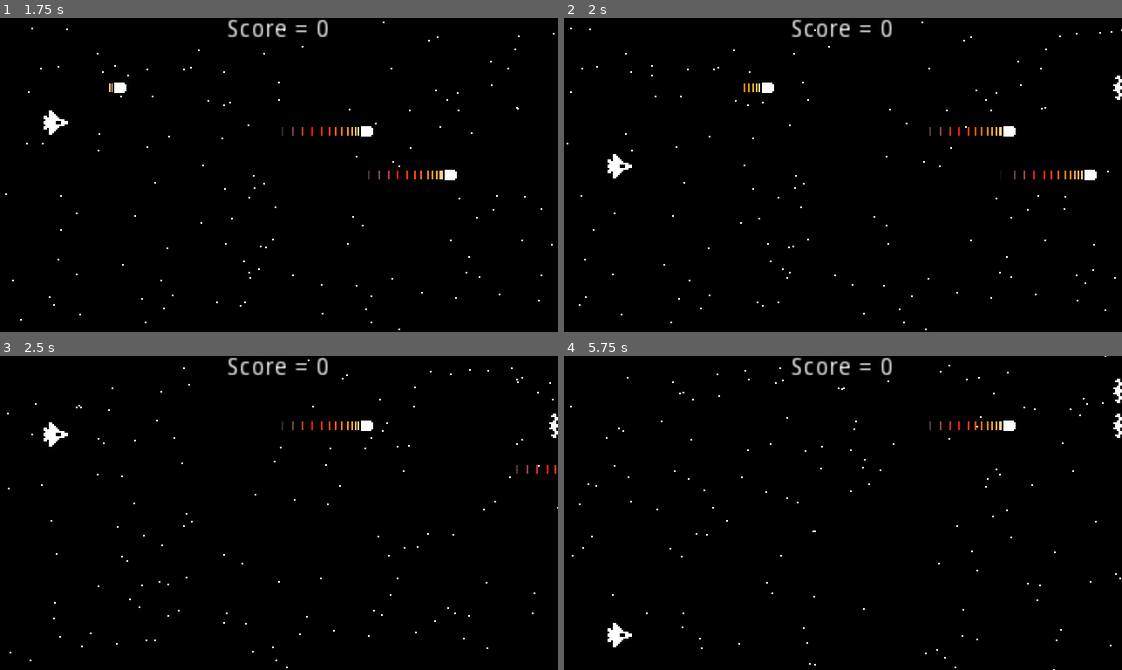
Above: before the commit, frames 1-4 (two rows, left to right).
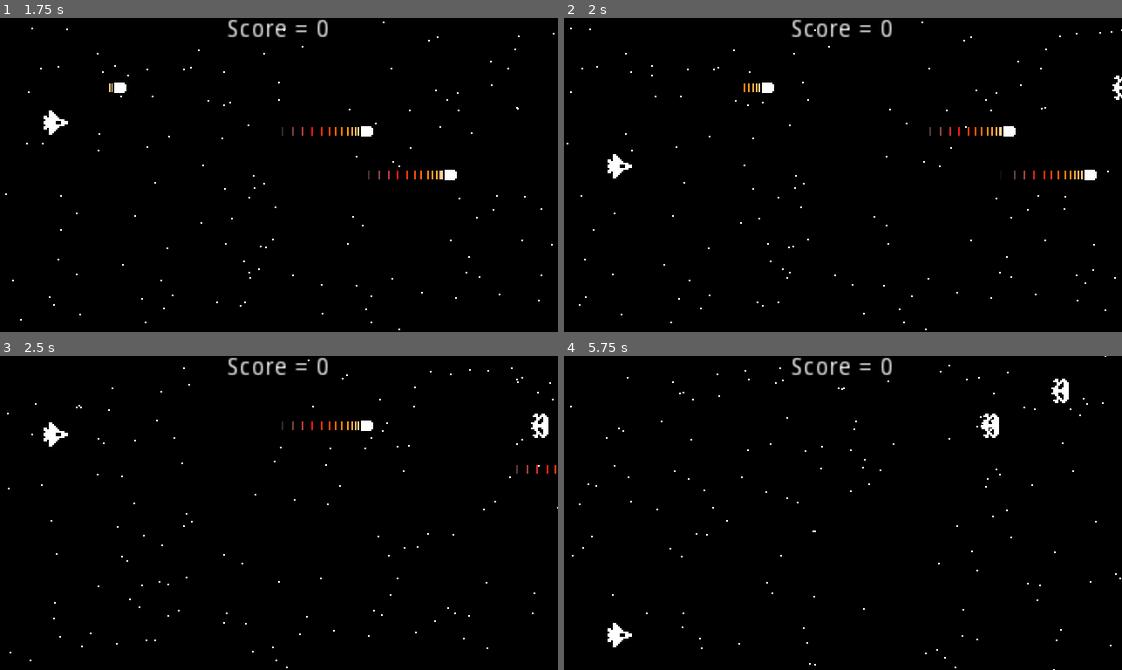
Above: after the commit, the same moments.

Repository: akira80kv/godot-space-shooter
Game: Godot game, scene res://World.tscn
The game is run twice, just before and just after one commit, with the same random seed, the same clock (stepped at 60 frames per second) and the same inputs.
Inputs:
- Up to frame 1 (1.75 s): tap Enter (ui_accept) at 0.5, 0.77, 1.52 s; hold Up (ui_up) 0.53-1.28 s; hold Down (ui_down) from 1.28 s (still down)
- Up to frame 2 (2 s): keep holding Down (ui_down)
- Up to frame 3 (2.5 s): release Down (ui_down) at 2.03 s; hold Up (ui_up) from 2.03 s (still down)
- Up to frame 4 (5.75 s): tap Enter (ui_accept) at 3.02, 3.77, 4.52 s; release Up (ui_up) at 3.53 s; hold Down (ui_down) from 3.53 s (still down)

Frame 1 is identical in both runs. In frame 2, less than 0.1% of the frame differs, in the area x 98-100%, y 18-27%; in frame 3, 0.2%; in frame 4, 0.6%, in the area x 65-100%, y 7-27%.
Error before the commit: Parse Error: Expected an indented block after "if". (res://Enemy.gd:17)

Commit message:
Fixed errors

Diff:
--- a/Enemy.gd
+++ b/Enemy.gd
@@ -1,6 +1,6 @@
 extends Area2D
 
-const ExplotionEffect = preload("res://ExplotionEffect.tscn")
+const ExplosionEffect = preload("res://ExplosionEffect.tscn")
 
 export(int) var SPEED = 20
 export(int) var ARMOR = 3
@@ -14,9 +14,9 @@
 	body.queue_free()
 	ARMOR -= 1
 	if ARMOR <= 0:
-	add_to_score()
-	create_explotion()
-	queue_free()
+		add_to_score()
+		create_explosion()
+		queue_free()
 
 
 
@@ -30,8 +30,8 @@
 
 
 
-func create_exposion():
+func create_explosion():
 	var main = get_tree().current_scene
-	var explotionEffect = ExplotionEffect.instance()
-	main.add_child(explotionEffect)
-	explotionEffect.global_position = global_position
+	var explosionEffect = ExplosionEffect.instance()
+	main.add_child(explosionEffect)
+	explosionEffect.global_position = global_position
--- a/Enemy.tscn
+++ b/Enemy.tscn
@@ -5,8 +5,6 @@
 
 [node name="Enemy" type="Area2D"]
 script = ExtResource( 2 )
-SPEED = null
-ARMOR = null
 
 [node name="Sprite" type="Sprite" parent="."]
 texture = ExtResource( 1 )
--- a/Ship.gd
+++ b/Ship.gd
@@ -1,5 +1,5 @@
 extends Area2D
-const ExplotionEffect = preload("res://ExplotionEffect.tscn")
+const ExplosionEffect = preload("res://ExplosionEffect.tscn")
 const Bullet = preload("res://Bullet.tscn")
 
 
@@ -21,9 +21,9 @@
 
 func _exit_tree():
 	var main = get_tree().current_scene
-	var explotionEffect = ExplotionEffect.instance()
-	main.add_child(explotionEffect)
-	explotionEffect.global_position = global_position
+	var explosionEffect = ExplosionEffect.instance()
+	main.add_child(explosionEffect)
+	explosionEffect.global_position = global_position
 
 
 
Renamed: ExplotionEffect.tscn -> ExplosionEffect.tscn
